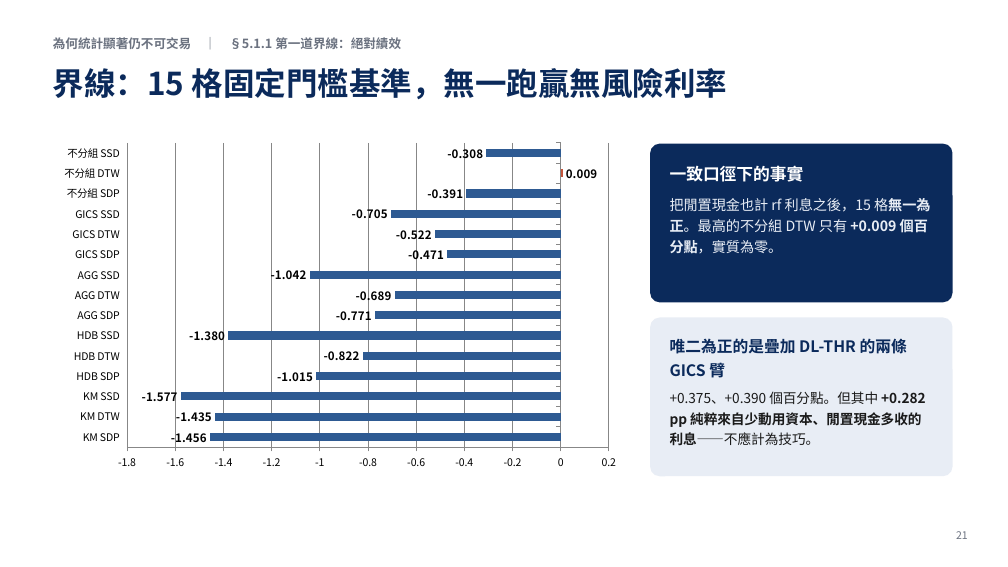
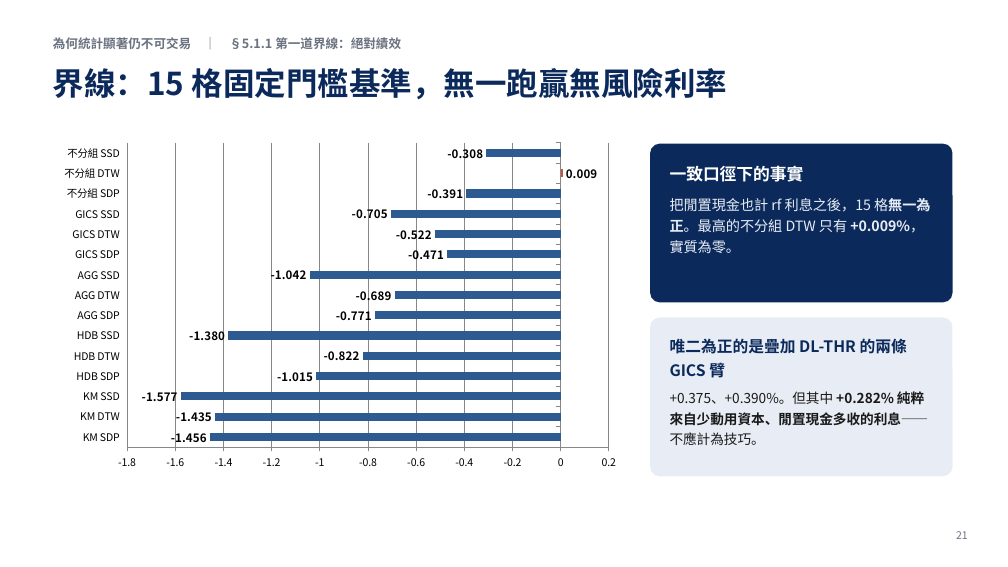
Before and after one commit to LerajieAsta/pairtrade_trainingproject, a slide deck: slide 21 of thesis/1150922.pptx. Drawn at 1008x567 pixels with LibreOffice and Linux fonts; fonts in the diff are those of the drawing. Boxes give left, top, right and bottom in pixels: in the first picture for what was removed or moved away, otherwise in the second. Text is boxed around its words. In the diff, an @@ line names an element or a change of style, - is before the commit and + after.

```diff
--- a/thesis/1150922.pptx
+++ b/thesis/1150922.pptx
@@ text in rounded rectangle at bbox=[670, 198, 930, 253]: text changed @@
-把閒置現金也計 rf 利息之後，15 格無一為正。最高的不分組 DTW 只有 +0.009 個百分點，實質為零。
+把閒置現金也計 rf 利息之後，15 格無一為正。最高的不分組 DTW 只有 +0.009%，實質為零。
@@ text in rounded rectangle at bbox=[670, 390, 929, 445]: text changed @@
-+0.375、+0.390 個百分點。但其中 +0.282 pp 純粹來自少動用資本、閒置現金多收的利息——不應計為技巧。
++0.375、+0.390%。但其中 +0.282% 純粹來自少動用資本、閒置現金多收的利息——不應計為技巧。
```
Also in this commit, not shown: 4 other slides changed, 12 other files.
